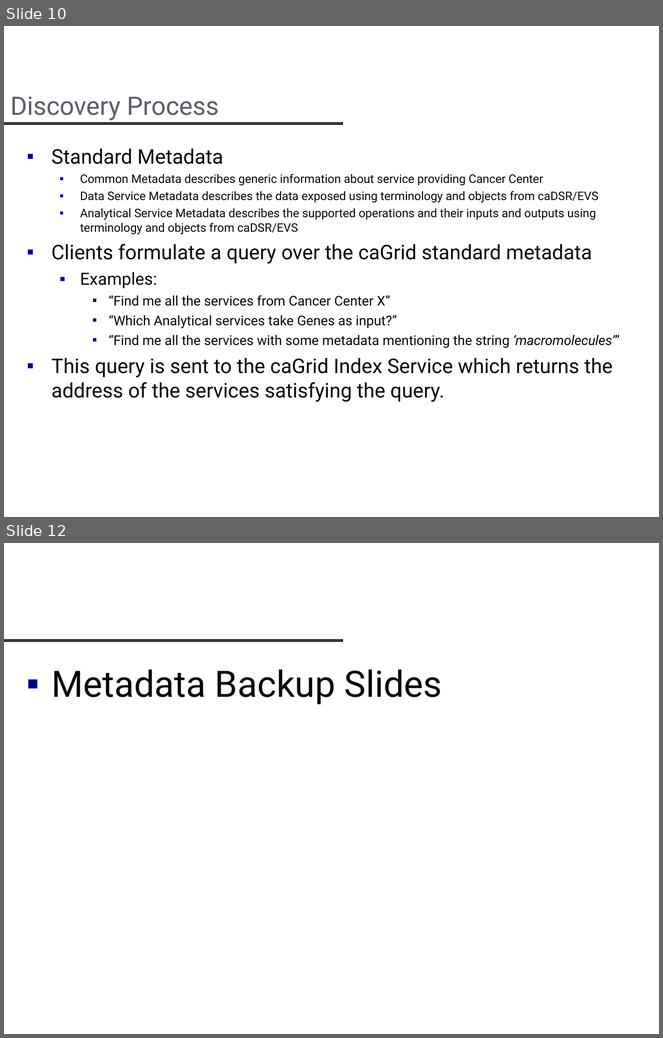
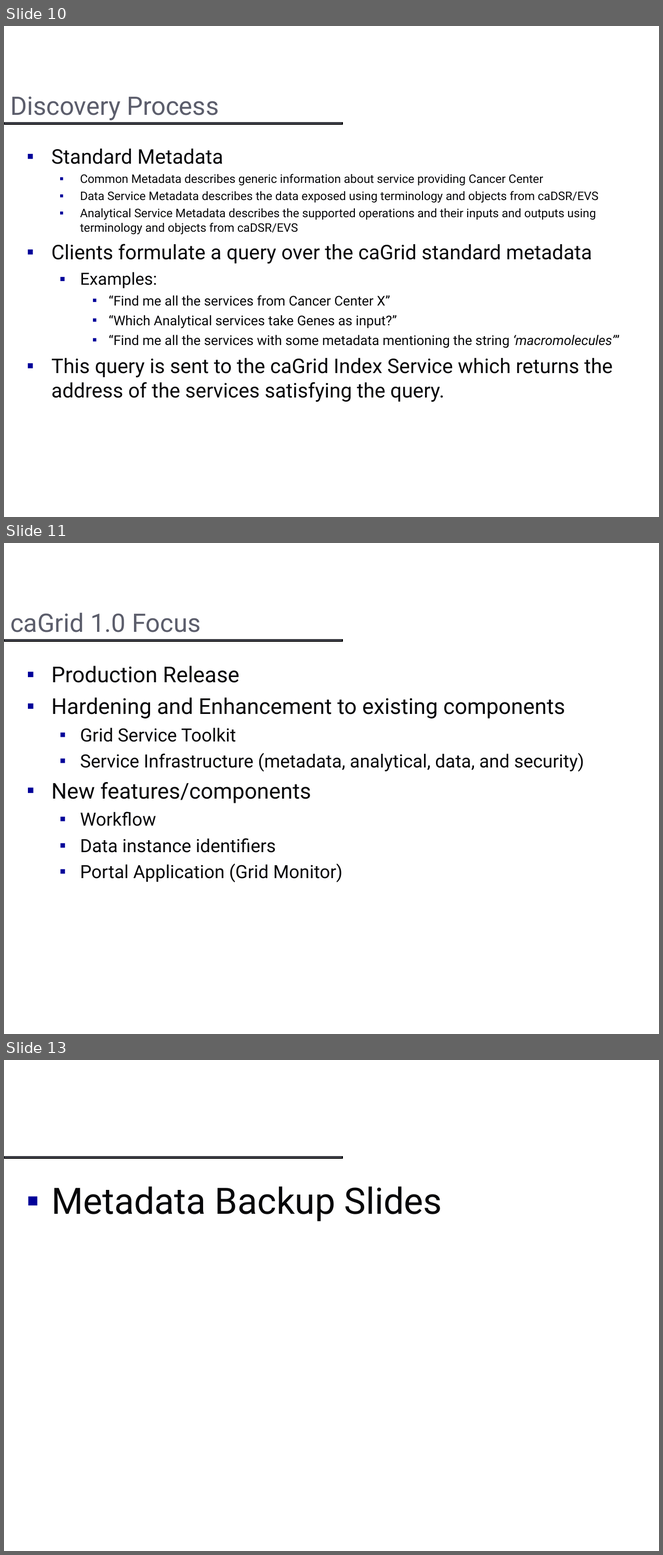
Before and after one commit to NCIP/cagrid-docs, a slide deck: presentations/introduce/caBIG_General_DIALOGUE2.ppt. Shown one above the other, each under a label of ours: slides 10 and 12 before the commit, slides 10, 11 and 13 after it; the slides between them are not shown. The pictures are 663x1038 and 663x1555 pixels, drawn with LibreOffice and Linux fonts; fonts in the diff are those of the drawing; background and template pictures are left out. Boxes give left, top, right and bottom in pixels: in the first picture for what was removed or moved away, otherwise in the second. Text is boxed around its words. In the diff, an @@ line names an element or a change of style, - is before the commit and + after.

Commit message:
updates

```diff
--- a/presentations/introduce/caBIG_General_DIALOGUE2.ppt
+++ b/presentations/introduce/caBIG_General_DIALOGUE2.ppt
@@ slide 11 added at [4,543,659,1034], background #FFFFFF; not listed: 1 template element that a slide beside it also shows @@
@@ title added at [10,613,201,632], 28 pt, text #5B5D6B @@
+caGrid 1.0 Focus
@@ text added at [51,666,584,883], 20 pt, text #070709 @@
+▪ Production Release
+▪ Hardening and Enhancement to existing components
+  ▪ Grid Service Toolkit
+  ▪ Service Infrastructure (metadata, analytical, data, and security)
+▪ New features/components
+  ▪ Workflow
+  ▪ Data instance identifiers
+  ▪ Portal Application (Grid Monitor)
@@ what was slide 12 is now slide 13 @@
```
